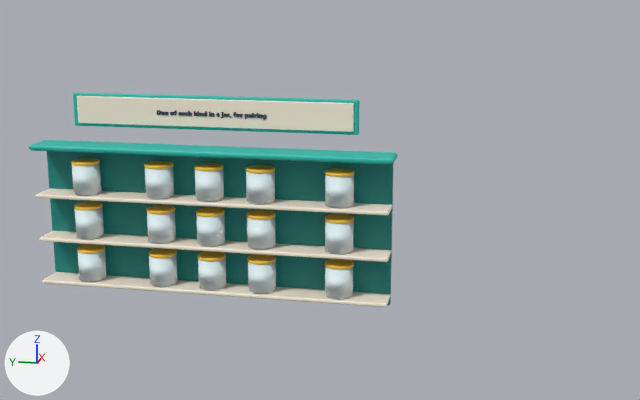
The FBX model EvolutionShop/Assets/EvolutionShop/Resources/Art/GrowthKit/ResearchJars.fbx: old version first, new version second.
Camera for both pictures: a camera (50 mm lens) standing at (3.98, -19.77, 3.82) and looking at (12.27, -18.11, 1.75). The lights are fixed; the arrows at lower left show +X, +Y and +Z. The older version comes first. Where no turn or scale is listed for an object, it has been applied to the vertices. Vertices at exactly the same position are counted once.

The first picture shows 'ResearchJars mesh'.
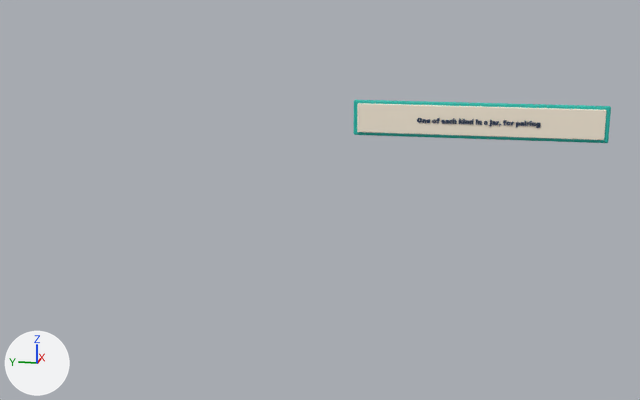
What differs and where, as boxes (x1, y1, x2, y2) in the pictures (640 x 400 px; the box of a moved part takes in the faces that stretch with it):
```json
{"object": "ResearchJars mesh", "change": "reshaped", "before": [29, 93, 398, 307], "after": [354, 100, 611, 143], "on screen": "30% narrower, 80% shorter"}
{"part": 1, "of": "me_cube_2589", "change": "moved or reshaped", "before": [73, 93, 360, 135], "after": [354, 100, 611, 143]}
{"part": 2, "of": "me_cube_2589", "change": "moved or reshaped", "before": [77, 96, 354, 132], "after": [357, 103, 607, 140]}
{"part": 3, "of": "me_cube_2589", "change": "deleted", "before": [29, 110, 398, 307]}
```

Edits to the scene script, one JSON object a line:
```json
{"block": "me_cube_2589", "where": "# used by ob_researchjars_mesh; location = (0.0, 0.0, 0.0)"}
{"op": "remove", "block": "me_cube_2589", "code": "me_cube_2589.from_pydata(...)  # 11198 vertices, 11741 faces; spans x 12.06..12.4, y -18.85..-15.15, z 0.67..2.73"}
{"op": "remove", "block": "me_cube_2589", "code": "me_cube_2589.materials.append(mat_gk_tealdark)  # cyan #15867f"}
{"op": "add", "block": "me_cube_2589", "code": "me_cube_2589.from_pydata(...)  # 7438 vertices, 8531 faces; spans x 12.33..12.39, y -20.78..-18.42, z 2.39..2.73"}
{"block": "me_cube_2589", "change": "me_cube_2589 part 1: the loose piece of 152 vertices spanning x 12.35..12.39, y -18.48..-15.52, z 2.39..2.73 is scaled about its middle by (1, 0.8, 1), then moved by (0.0, -2.6, 0.0)"}
{"block": "me_cube_2589", "change": "me_cube_2589 part 2: the loose piece of 152 vertices spanning x 12.34..12.36, y -18.43..-15.57, z 2.42..2.7 is scaled about its middle by (1, 0.8, 1), then moved by (0.0, -2.6, 0.0)"}
{"block": "me_cube_2589", "change": "me_cube_2589 part 3: 42 loose pieces with 5692 vertices, spanning x 12.06..12.4, y -18.85..-15.15, z 0.67..2.58, are deleted"}
{"block": "me_cube_2589", "change": "other edits to the shape of me_cube_2589 do not show in these pictures"}
{"op": "remove", "block": "me_cube_2589", "code": "me_cube_2589.materials.append(mat_gk_glass)  # white #eafbff"}
{"op": "remove", "block": "me_cube_2589", "code": "me_cube_2589.materials.append(mat_gk_yellow)  # yellow #ffc93c"}
```
